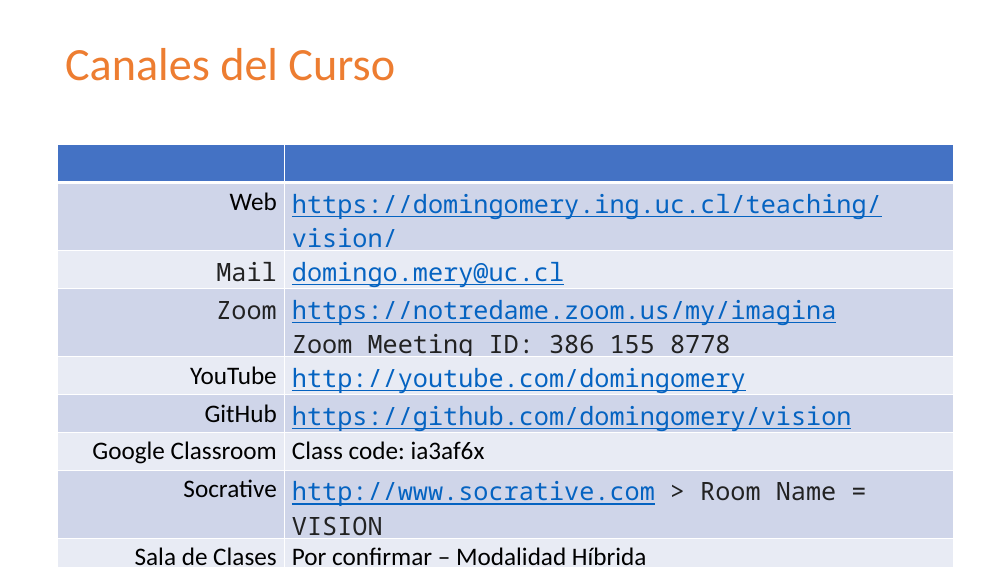
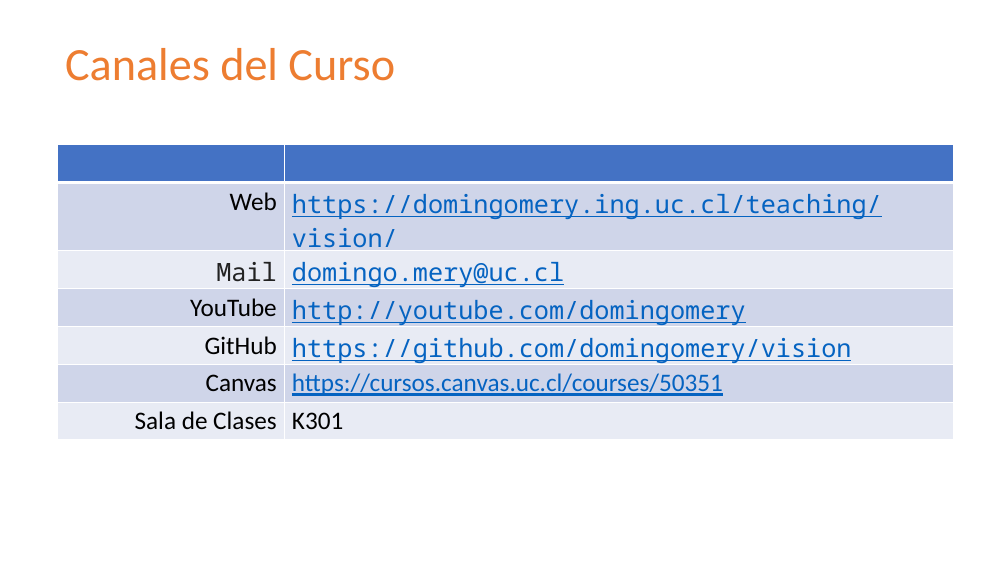
Before and after one commit to domingomery/vision, a slide deck: slide 2 of clases/Cap00_Lineas_Generales/program/CV00_PresentationCurso.pptx. Drawn at 1008x567 pixels with LibreOffice and Linux fonts; fonts in the diff are those of the drawing. Boxes give left, top, right and bottom in pixels: in the first picture for what was removed or moved away, otherwise in the second. Text is boxed around its words. In the diff, an @@ line names an element or a change of style, - is before the commit and + after.

```diff
--- a/clases/Cap00_Lineas_Generales/program/CV00_PresentationCurso.pptx
+++ b/clases/Cap00_Lineas_Generales/program/CV00_PresentationCurso.pptx
@@ table at box(57, 144, 953, 434) @@
-row 4: Zoom | https://notredame.zoom.us/my/imagina / Zoom Meeting ID: 386 155 8778
-row 7: Google Classroom | Class code: ia3af6x
-row 8: Socrative | http://www.socrative.com > Room Name = VISION
-row 9: Sala de Clases | Por confirmar – Modalidad Híbrida
+row 6: Canvas | https://cursos.canvas.uc.cl/courses/50351
+row 7: Sala de Clases | K301
```
Also in this commit, not shown: 3 other slides changed, 4 other files.
